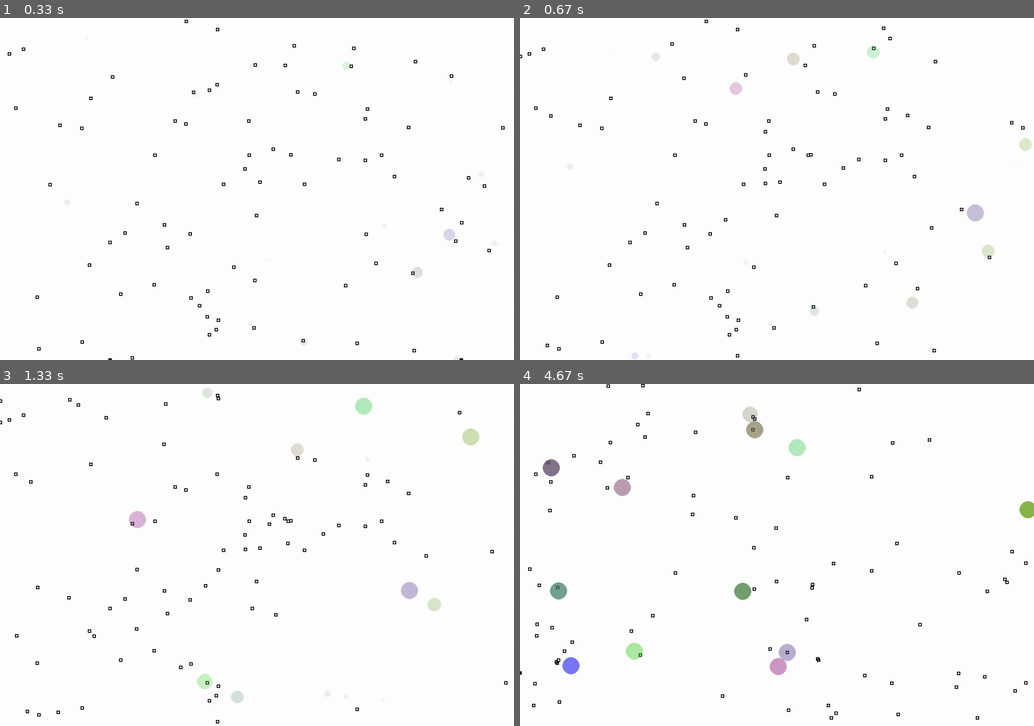
Above: before the commit, frames 1-4 (two rows, left to right).
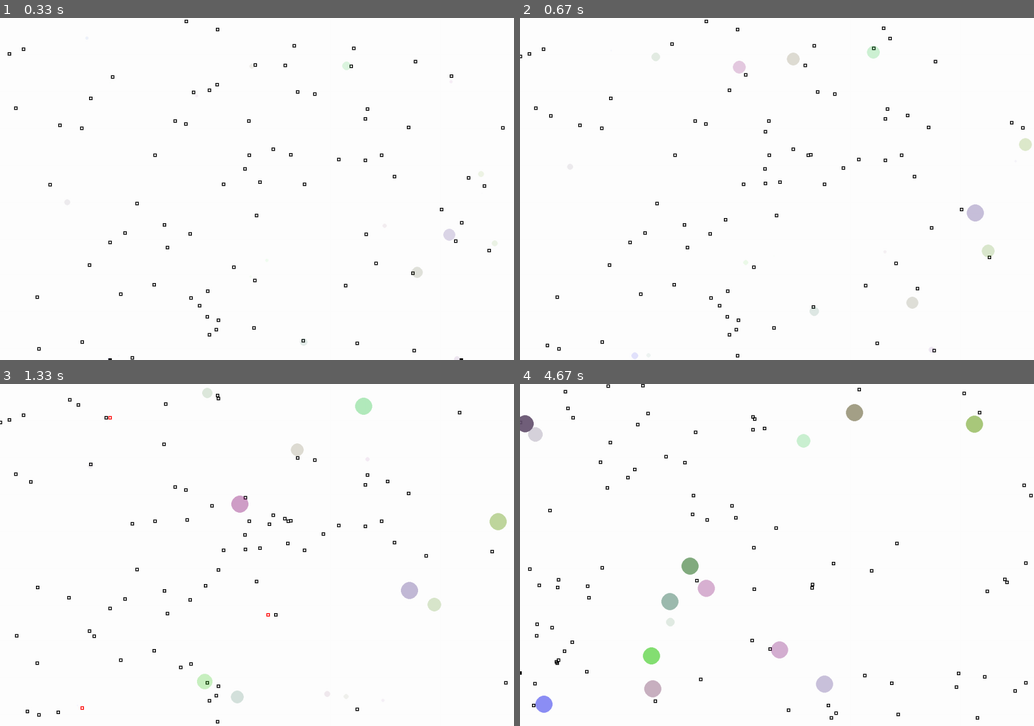
Above: after the commit, the same moments.

Repository: logularjason/gol
Game: pygame game, started from gol.py
The game is run twice, just before and just after one commit, with the same random seed, the same clock (stepped at 60 frames per second) and the same inputs.
Inputs:
- Up to frame 1 (0.33 s): no input
- Up to frame 2 (0.67 s): no input
- Up to frame 3 (1.33 s): no input
- Up to frame 4 (4.67 s): no input

Frame 1 is identical in both runs. In frame 2, 0.2% of the frame differs, in the area x 31-44%, y 12-23%; in frame 3, 0.6%; in frame 4, 3.4%, in the area x 0-100%, y 1-97%.

Commit message:
creature body food

Diff:
--- a/creature.py
+++ b/creature.py
@@ -2,6 +2,7 @@
 import math
 import pygame as pg
 from constants import *
+from food import *
 
 # A class to model the traits of a creature
 class DNA:
@@ -188,6 +189,10 @@
             didMove = creature.move(foodlist)
             if didMove is False:
                 self.creatures.remove(creature)
+                body = Food(foodlist.screen, creature.x, creature.y)
+                foodlist.foodlist.append(body)
+
+
 
     # Replicate healthy creatures
     def replicate(self):
--- a/food.py
+++ b/food.py
@@ -4,14 +4,20 @@
 from constants import *
 
 class Food:
-    def __init__(self, screen):
+    def __init__(self, screen, x = None, y = None):
         self.screen = screen
-        self.x = random.randint(0, SCREEN_WIDTH)
-        self.y = random.randint(0, SCREEN_HEIGHT)
+        if x is None:
+            self.x = random.randint(0, SCREEN_WIDTH)
+            self.y = random.randint(0, SCREEN_HEIGHT)
+            self.colour = "black"
+        else:
+            self.x = x
+            self.y = y
+            self.colour = "red"
         self.energy = CREATURE_STARTING_ENERGY
 
     def draw(self):
-        pg.draw.rect(self.screen, "black", [self.x-4, self.y-4, 8, 8], 2) # left, top, width, height
+        pg.draw.rect(self.screen, self.colour, [self.x-4, self.y-4, 8, 8], 2) # left, top, width, height
 
     # return distance to creature
     def distance(self, creature):
